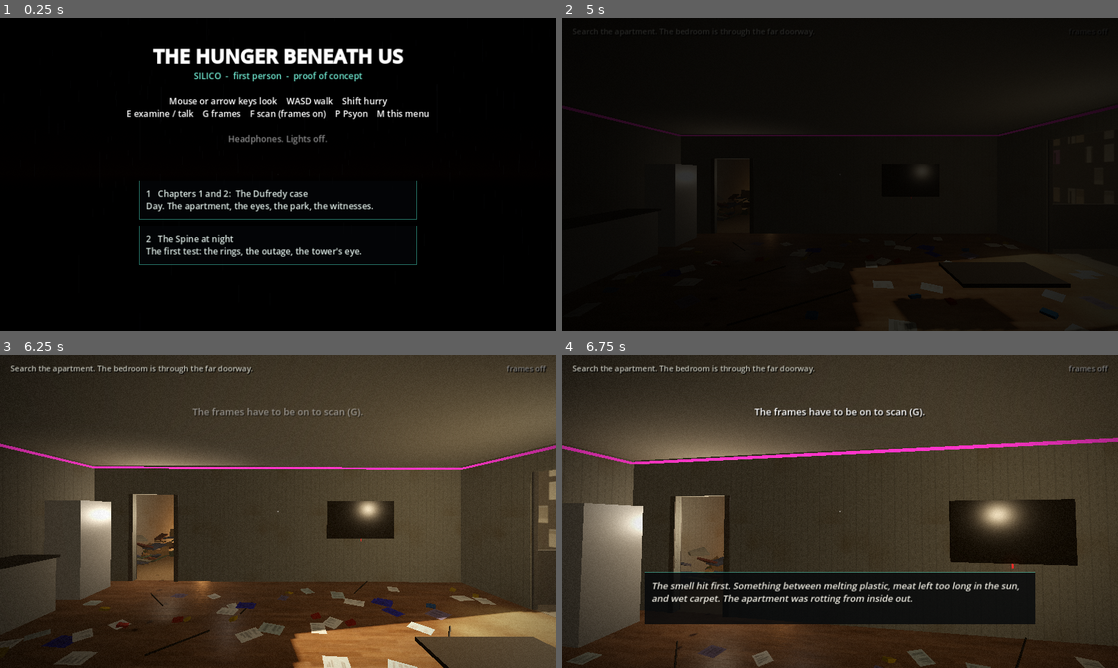
Above: before the commit, frames 1-4 (two rows, left to right).
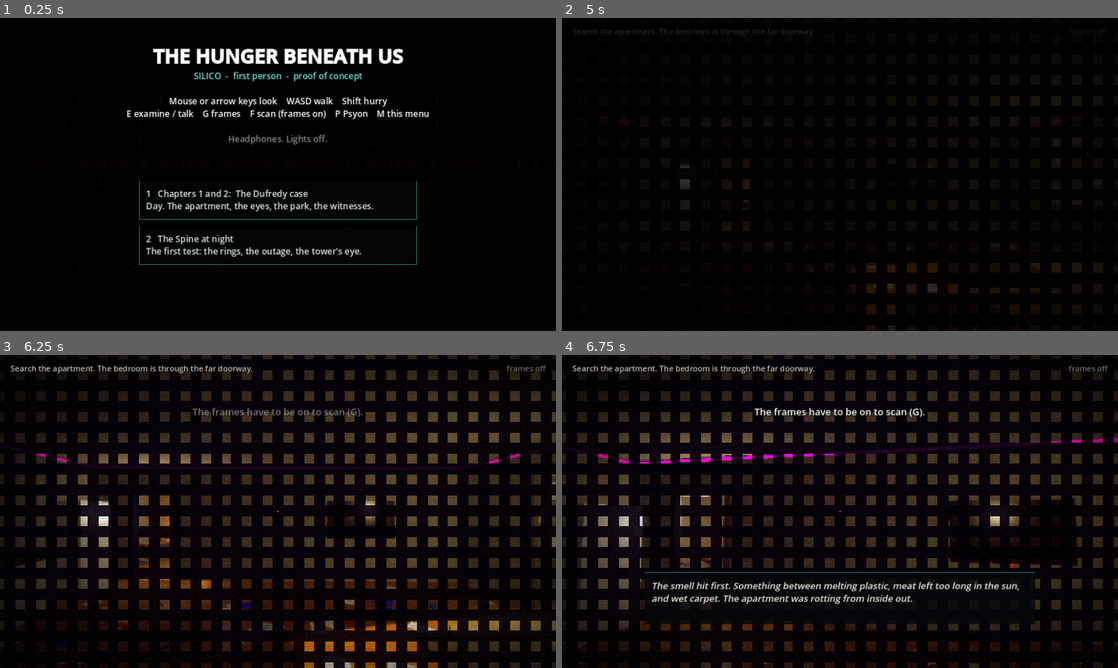
Above: after the commit, the same moments.

Repository: roweboat25/Hunger-beneath-us
Game: Godot game, scene res://Main.tscn
Same seed, same stepped clock (60 frames per second), same inputs: the game is played once before the commit and once after it.
Inputs (mouse positions are in pixels of both pictures, inside the frame that each line leads up to):
- Up to frame 1 (0.25 s): no input
- Up to frame 2 (5 s): click "1 Chapters 1 and 2: The Dufre…" at 0.5 s; tap Enter at 1.25, 2.75 s; move the mouse to (867, 174) at 1.27 s; hold F (scan) 1.28-2.03 s; hold W (move_fwd) from 1.28 s (still down); click (867, 174) at 1.42 s; tap Space at 1.52, 1.82, 2, 2.27, 2.57, 3.5, 3.77, 4.07, 4.52, 4.82 s; move the mouse to (812, 174) at 2.02 s; tap G (frames) at 2.1 s; click (812, 174) at 2.17 s; tap F (scan) at 2.3, 3.05, 3.8 s; move the mouse to (851, 168) at 2.77 s; hold E (interact) 2.78-3.53 s; click (851, 168) at 2.92 s; move the mouse to (834, 180) at 3.52 s; tap Page Down (look_down) at 3.6 s; click (834, 180) at 3.67 s; move the mouse to (878, 177) at 4.27 s; hold F (scan) from 4.28 s (still down); tap Page Up (look_up) at 4.35 s; click (878, 177) at 4.42 s
- Up to frame 3 (6.25 s): keep holding W (move_fwd); move the mouse to (233, 508) at 5.02 s; release F (scan) at 5.03 s; tap P (psyon) at 5.1 s; click (233, 508) at 5.17 s; tap Space at 5.27, 5.57 s; tap F (scan) at 5.3, 6.05 s; move the mouse to (283, 511) at 5.77 s; hold Shift (run) from 5.78 s (still down); click (283, 511) at 5.92 s
- Up to frame 4 (6.75 s): move the mouse to (817, 505) at 6.52 s; release W (move_fwd) at 6.53 s; release Shift (run) at 6.53 s; hold D (move_right) from 6.53 s (still down); tap F (scan) at 6.6 s; click (817, 505) at 6.67 s

The runs differ from the first frame. In frame 2, 7.7% of the frame differs, in the area x 0-100%, y 20-100%; in frame 3, 79%, in the area x 0-100%, y 0-100%; in frame 4, 67%.

Commit message:
3D: PS1 + neon noir art style layer
Retro.gd: a screen-space canvas shader under the UI with a low-res frame,
15-bit colour and Bayer dither, neon haze, violet shadows, grain, vignette,
fringing and scanlines; tuned per day/night level, style=0 turns it off.

Co-Authored-By: Claude Fable 5.1 <noreply@anthropic.com>
Claude-Session: https://claude.ai/code/session_01JwRQ7sYASbK8r5TxTPLDmV

Diff:
--- a/silico3d/scripts/Main.gd
+++ b/silico3d/scripts/Main.gd
@@ -42,6 +42,7 @@
 var level_name := ""
 var player: CharacterBody3D
 var ui: CanvasLayer
+var retro: CanvasLayer
 var crowd: Node3D
 var env: Environment
 var sun: DirectionalLight3D
@@ -81,6 +82,9 @@
 	ui = UIS.new()
 	add_child(ui)
 	ui.setup(self)
+	retro = preload("res://scripts/Retro.gd").new()
+	add_child(retro)
+	retro.apply(_args)
 	if _args.has("shot") or _args.has("selftest") or _args.has("level"):
 		_dev_start.call_deferred()
 
@@ -336,6 +340,7 @@
 	add_child(level)
 	level.build(self)
 	level.setup_env(env, sun)
+	retro.tune(level.kit_day)
 	if hifi:
 		_apply_hifi()
 	_rain.visible = level.rain
--- /dev/null
+++ b/silico3d/scripts/Retro.gd
@@ -0,0 +1,113 @@
+extends CanvasLayer
+## The art style: a PS1-era horror render (Signalis, Mouthwashing) with a
+## neon-noir grade laid over the real frame. Low resolution, 15-bit colour
+## with ordered dither, saturated magenta and cyan neon, violet shadows,
+## grain, a vignette, colour fringing and faint scanlines (ian's references:
+## VirtuaVerse, Sunset-style pixel cyberpunk). Sits under the UI (layer 10),
+## so the HUD and text stay sharp. `style=0` on the command line or URL turns it off.
+
+const SHADER := """
+shader_type canvas_item;
+uniform sampler2D screen_tex : hint_screen_texture, filter_nearest;
+uniform vec2 res = vec2(427.0, 240.0);
+uniform float levels = 32.0;
+uniform float grain = 0.09;
+uniform float vignette = 0.6;
+uniform float scanline = 0.08;
+uniform float amount = 1.0;
+uniform float haze = 1.0;
+uniform float lift = 0.35;
+
+float h(vec2 p) { return fract(sin(dot(p, vec2(12.9898, 78.233))) * 43758.5453); }
+
+// 4x4 Bayer matrix, the PS1 dither pattern
+float bayer(vec2 p) {
+	int x = int(mod(p.x, 4.0));
+	int y = int(mod(p.y, 4.0));
+	int i = (x ^ y) & 3;
+	int v = ((y & 1) << 3) | ((x & 1) << 2) | ((i & 1) << 1) | ((i >> 1) & 1);
+	return (float(v) + 0.5) / 16.0;
+}
+
+void fragment() {
+	vec2 uv = SCREEN_UV;
+	// the low-res frame
+	vec2 px = floor(uv * res) + 0.5;
+	vec2 luv = px / res;
+	vec2 cc = luv - 0.5;
+	float fr = dot(cc, cc) * 0.004;
+	vec3 col;
+	col.r = texture(screen_tex, luv + cc * fr).r;
+	col.g = texture(screen_tex, luv).g;
+	col.b = texture(screen_tex, luv - cc * fr).b;
+	vec3 sharp = texture(screen_tex, uv).rgb;
+	// neon haze: a cheap blur of the low-res frame, added back where it is
+	// bright and saturated, so every sign and window bleeds into the wet air
+	vec3 glow = vec3(0.0);
+	for (int i = -2; i <= 2; i++)
+		for (int j = -2; j <= 2; j++)
+			glow += texture(screen_tex, luv + vec2(float(i), float(j)) * 2.5 / res).rgb;
+	glow /= 25.0;
+	float gl = dot(glow, vec3(0.299, 0.587, 0.114));
+	float gsat = length(glow - vec3(gl));
+	col += glow * (0.35 + 1.4 * gsat) * smoothstep(0.08, 0.5, gl) * haze;
+	// the neon-noir grade, after ian's references: a lifted filmic curve so
+	// the night keeps its shapes, colour pushed, shadows falling to violet,
+	// highlights leaning cyan, the neon boosted further
+	col = col * (1.0 + lift) / (col + lift);
+	float lum = dot(col, vec3(0.299, 0.587, 0.114));
+	float sat = length(col - vec3(lum));
+	float neon = smoothstep(0.15, 0.45, sat) * smoothstep(0.2, 0.6, max(max(col.r, col.g), col.b));
+	col = mix(vec3(lum), col, 1.3 + 0.5 * neon);
+	float sh = 1.0 - smoothstep(0.0, 0.35, lum);
+	col = mix(col, col * vec3(0.95, 0.75, 1.15) + vec3(0.05, 0.015, 0.09), sh * 0.7);
+	col = mix(col, col * vec3(0.92, 1.02, 1.1), smoothstep(0.5, 1.0, lum) * 0.35);
+	col = (col - 0.5) * 1.1 + 0.5;
+	col = max(col, vec3(0.0));
+	// 15-bit colour with ordered dithering
+	float d = (bayer(px) - 0.5) / levels;
+	col = floor(col * levels + d * levels + 0.5) / levels;
+	// film grain and scanlines
+	float g = h(px + vec2(fract(TIME * 7.0) * 100.0)) - 0.5;
+	col += g * grain * (0.4 + lum);
+	col *= 1.0 - scanline * step(0.5, fract(uv.y * res.y * 0.5));
+	// vignette
+	vec2 c = uv - 0.5;
+	col *= 1.0 - vignette * dot(c, c) * 2.2;
+	COLOR = vec4(mix(sharp, clamp(col, 0.0, 1.0), amount), 1.0);
+}
+"""
+
+var rect: ColorRect
+var mat: ShaderMaterial
+
+
+func _ready() -> void:
+	layer = 5
+	rect = ColorRect.new()
+	rect.mouse_filter = Control.MOUSE_FILTER_IGNORE
+	rect.set_anchors_preset(Control.PRESET_FULL_RECT)
+	mat = ShaderMaterial.new()
+	var sh := Shader.new()
+	sh.code = SHADER
+	mat.shader = sh
+	rect.material = mat
+	add_child(rect)
+
+
+## style=0 off, style=ps1 (default) on; res=W,H for another resolution.
+func apply(args: Dictionary) -> void:
+	visible = str(args.get("style", "ps1")) not in ["0", "off", "none"]
+	if args.has("res"):
+		var v: PackedStringArray = str(args["res"]).split(",")
+		if v.size() == 2:
+			mat.set_shader_parameter("res", Vector2(float(v[0]), float(v[1])))
+
+
+## Daylight scenes get far less haze and lift, or the smog washes them out.
+func tune(day: bool) -> void:
+	# the curve col*(1+lift)/(col+lift) is near identity for a large lift and
+	# a strong shadow lift for a small one
+	mat.set_shader_parameter("haze", 0.15 if day else 1.0)
+	mat.set_shader_parameter("lift", 6.0 if day else 0.35)
+	mat.set_shader_parameter("grain", 0.06 if day else 0.09)
